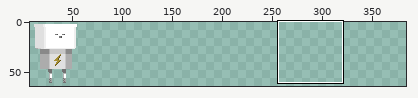
A sprite sheet gets an edit: STAC_art_resource/Enemy_sheets.png. Above, an overview of the earlier version with the close-up marked.
Close-up. Old version:
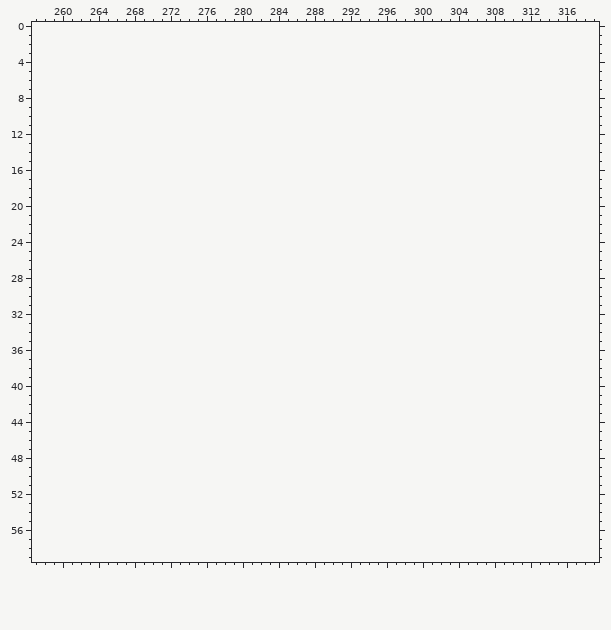
The file is 64x64 pixels. Pixels under 10% opacity are left out. Colours within 5 levels of each other are drawn and written as one. Shown: x 257..319, y 0..59. The old version is drawn lined up with the new one, on the new canvas. The wide view leaves out empty margins. The commit also changed other parts of the picture, which this record leaves out.
The same view after the edit:
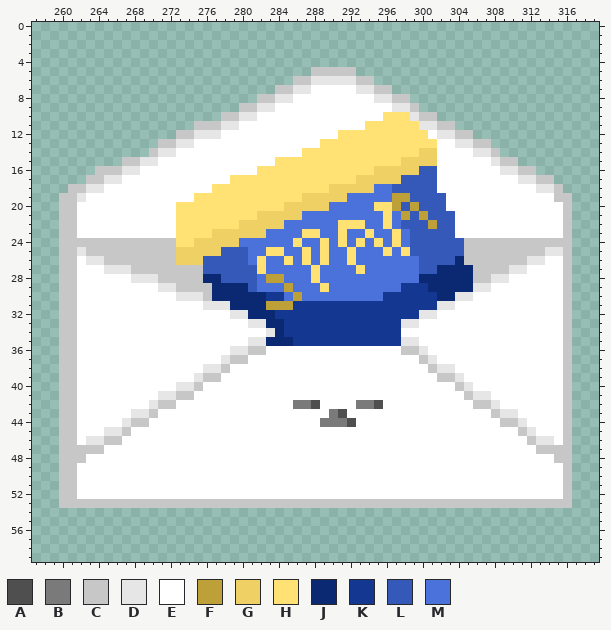
Palette (. is transparent): A #4f4f4f  B #7a7a7a  C #c7c7c7  D #e6e6e6  E #ffffff  F #bda037  G #eed065  H #ffe174  J #0b2873  K #143791  L #3459b8  M #4a72da
From old to new:
canvas 64x64 -> 384x64
Changed rows in their new state; - is an unchanged pixel.
first column x 260:
 5 ----------------------------CCCCC------------------------
 6 --------------------------CCDDDDDCC----------------------
 7 ------------------------CCDDEEEEEDDCC--------------------
 8 ----------------------CCDDEEEEEEEEEDDCC------------------
 9 --------------------CCDDEEEEEEEEEEEEEDDC-----------------
10 ------------------CCDDEEEEEEEEEEEEEEHHHDCC---------------
11 ---------------CCCDDEEEEEEEEEEEEEEHHHHHHDDCC-------------
12 -------------CCDDDEEEEEEEEEEEEEHHHHHHHHHHEDDCC-----------
13 -----------CCDDEEEEEEEEEEEEEEHHHHHHHHHHHHHEEDDCC---------
14 ----------CDDEEEEEEEEEEEEEEHHHHHHHHHHHHHGGEEEEDDC--------
15 -------CCDDEEEEEEEEEEEEEHHHHHHHHHHHHHHGGGGEEEEEEDCC------
16 ----CCCDDEEEEEEEEEEEEEHHHHHHHHHHHHHGGGGGLLEEEEEEEDDCC----
17 ---CCDDEEEEEEEEEEEEHHHHHHHHHHHHHHGGGGGLLLLEEEEEEEEEDDCC--
18 -CCDDEEEEEEEEEEEEHHHHHHHHHHHHHGGGGGMMLLLLLEEEEEEEEEEEDDC-
19 CCDEEEEEEEEEEEEHHHHHHHHHHHHGGGGGMMMMMFFLLLLEEEEEEEEEEEECC
20 CCEEEEEEEEEEEHHHHHHHHHHHHGGGGGMMMMMHHFLFLLLEEEEEEEEEEEEEC
21 CCEEEEEEEEEEEHHHHHHHHHGGGGGMMMMMMMMMHMFLFLLLEEEEEEEEEEEEC
22 CCEEEEEEEEEEEHHHHHHHGGGGGMMMMMMHHHMMHMLLLFLLEEEEEEEEEEEEC
23 CCEEEEEEEEEEEHHHHGGGGGGMMMMHHMMHMMHMMHMLLLLLEEEEEEEEEEEEC
24 CCCCCCCCCCCCCHHGGGGGMMMMMMHMMHMHMHMHMHMLLLLLLCCCCCCCCCCCC
25 CCDCCCCCCCCCCGGGGGLLLMMHHMMHMHMMHMMMHMHLLLLLLCCCCCCCCCDDC
26 CCEDDCCCCCCCCGGGLLLLLMHMMHMHMHMMHMMMMMMMLLLLJCCCCCCCDDEEC
27 CCEEEDDDCCCCCCCCLLLLLLHMMMMMHMMMMHMMMMMMLLJJJJCCCCDDEEEEC
28 CCEEEEEEDDDCCCCCJJLLLLMFFMMMHMMMMMMMMMMMJJJJJJCCDDEEEEEEC
29 CCEEEEEEEEEDDCCCCJJJJLMMMFMMMHMMMMMMMMKKKJJJJJDDEEEEEEEEC
30 CCEEEEEEEEEEEDDDCJJJJJJKKMFMMMMMMMMMKKKKKKJJDDEEEEEEEEEEC
31 CCEEEEEEEEEEEEEEDDDJJJJFFFKKKKKKKKKKKKKKKKDDEEEEEEEEEEEEC
32 CCEEEEEEEEEEEEEEEEEDDJJJKKKKKKKKKKKKKKKKDDEEEEEEEEEEEEEEC
33 CCEEEEEEEEEEEEEEEEEEEDDJJKKKKKKKKKKKKKDDEEEEEEEEEEEEEEEEC
34 CCEEEEEEEEEEEEEEEEEEEEEDJKKKKKKKKKKKKKEEEEEEEEEEEEEEEEEEC
35 CCEEEEEEEEEEEEEEEEEEEDDJJJKKKKKKKKKKKKDDEEEEEEEEEEEEEEEEC
36 CCEEEEEEEEEEEEEEEEEDDCCEEEEEEEEEEEEEEECCDEEEEEEEEEEEEEEEC
37 CCEEEEEEEEEEEEEEEEDCCEEEEEEEEEEEEEEEEEEECDEEEEEEEEEEEEEEC
38 CCEEEEEEEEEEEEEEDDCEEEEEEEEEEEEEEEEEEEEEECDDEEEEEEEEEEEEC
39 CCEEEEEEEEEEEEEDCCEEEEEEEEEEEEEEEEEEEEEEEECCDEEEEEEEEEEEC
40 CCEEEEEEEEEEEDDCEEEEEEEEEEEEEEEEEEEEEEEEEEEECDEEEEEEEEEEC
41 CCEEEEEEEEEDDCCEEEEEEEEEEEEEEEEEEEEEEEEEEEEEECDDEEEEEEEEC
42 CCEEEEEEEEDCCEEEEEEEEEEEEEBBAEEEEBBAEEEEEEEEEECCDEEEEEEEC
43 CCEEEEEEDDCEEEEEEEEEEEEEEEEEEEBAEEEEEEEEEEEEEEEECDDEEEEEC
44 CCEEEEEDCCEEEEEEEEEEEEEEEEEEEBBBAEEEEEEEEEEEEEEEECCDEEEEC
45 CCEEEDDCEEEEEEEEEEEEEEEEEEEEEEEEEEEEEEEEEEEEEEEEEEECDEEEC
46 CCEDDCCEEEEEEEEEEEEEEEEEEEEEEEEEEEEEEEEEEEEEEEEEEEEECDDEC
47 CCCCCEEEEEEEEEEEEEEEEEEEEEEEEEEEEEEEEEEEEEEEEEEEEEEEECCCC
48 CCCEEEEEEEEEEEEEEEEEEEEEEEEEEEEEEEEEEEEEEEEEEEEEEEEEEEECC
49 CCEEEEEEEEEEEEEEEEEEEEEEEEEEEEEEEEEEEEEEEEEEEEEEEEEEEEEEC
50 CCEEEEEEEEEEEEEEEEEEEEEEEEEEEEEEEEEEEEEEEEEEEEEEEEEEEEEEC
51 CCEEEEEEEEEEEEEEEEEEEEEEEEEEEEEEEEEEEEEEEEEEEEEEEEEEEEEEC
52 CCEEEEEEEEEEEEEEEEEEEEEEEEEEEEEEEEEEEEEEEEEEEEEEEEEEEEEEC
53 CCCCCCCCCCCCCCCCCCCCCCCCCCCCCCCCCCCCCCCCCCCCCCCCCCCCCCCCC
Pixel boxes of the changes (left, top, right, bottom) in both close-ups:
added: (59, 67, 572, 508)
